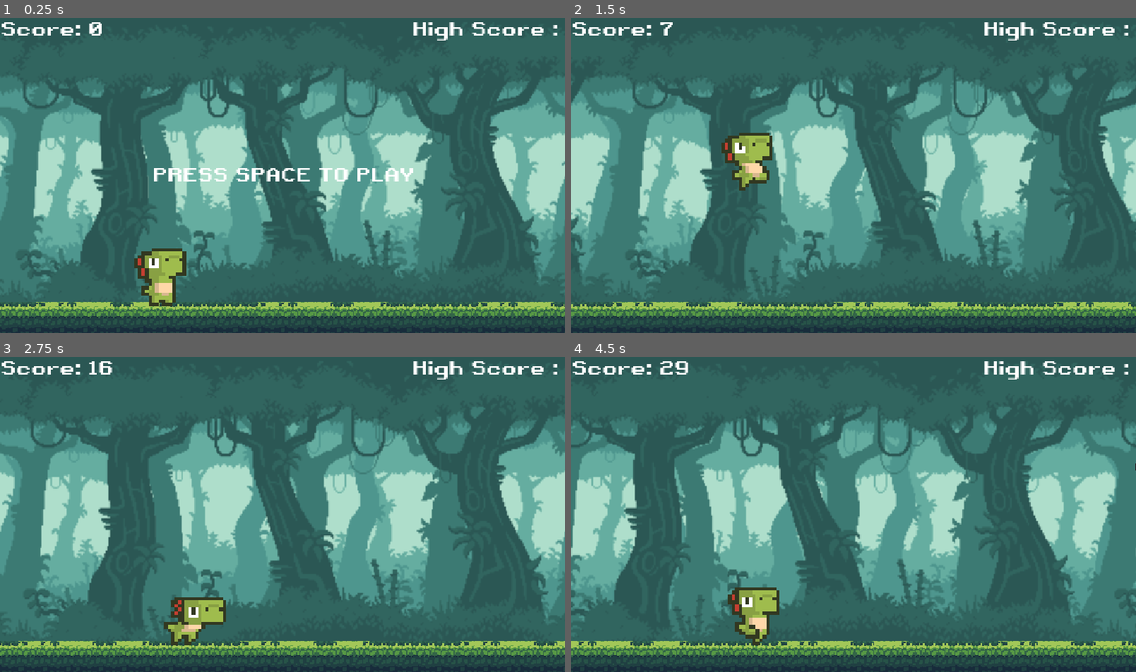
Above: before the commit, frames 1-4 (two rows, left to right).
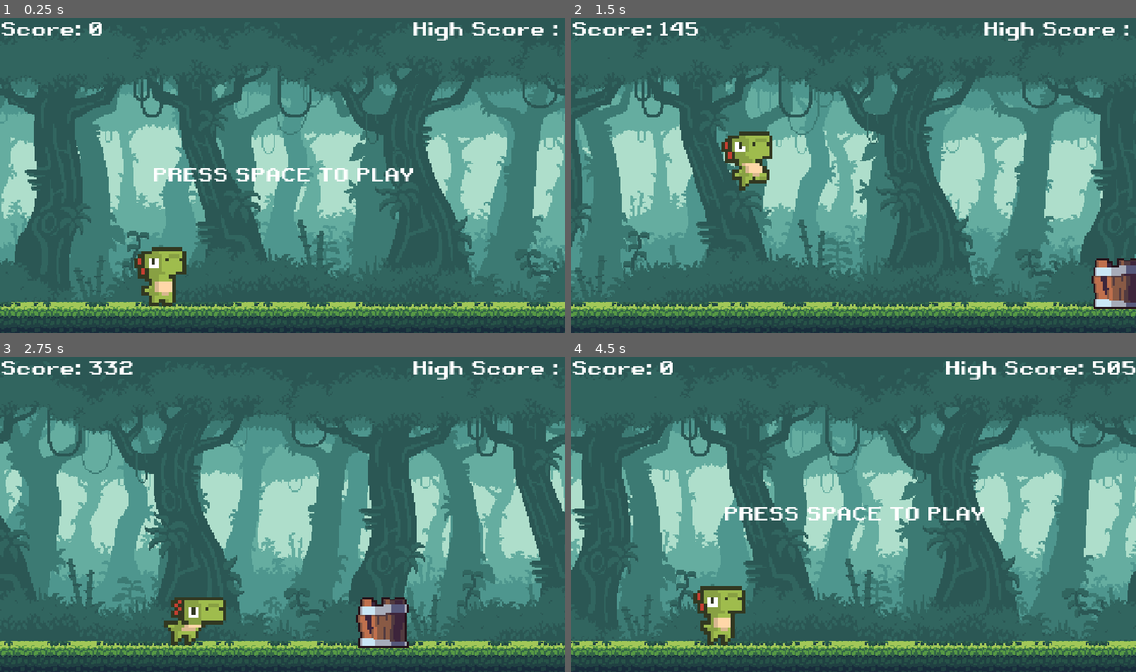
Above: after the commit, the same moments.

Repository: Spudb/T-Rux
Game: Godot game, scene res://scenes/main.tscn
Two runs of this game, one before a commit and one after it. Both use one fixed random seed, a clock stepped at 60 frames per second and the inputs below.
Inputs (mouse positions are in pixels of both pictures, inside the frame that each line leads up to):
- Up to frame 1 (0.25 s): no input
- Up to frame 2 (1.5 s): tap Space at 0.5 s; tap Enter (ui_accept) at 0.77 s
- Up to frame 3 (2.75 s): tap Enter (ui_accept) at 1.52 s; hold Down (ui_down) from 2.03 s (still down)
- Up to frame 4 (4.5 s): release Down (ui_down) at 2.78 s; tap Enter (ui_accept) at 3.02, 3.77 s; click (853, 514) at 4.25 s, where only the run after the commit has a clickable "RESTART"

The runs differ from the first frame. In frame 1, 49% of the frame differs, in the area x 0-100%, y 15-96%; in frame 2, 36%; in frame 3, 44%; in frame 4, 50%, in the area x 0-100%, y 1-96%.

Commit message:
Bg
bg speed edited

Diff:
--- a/scenes/bg.tscn
+++ b/scenes/bg.tscn
@@ -11,11 +11,13 @@
 transform = Transform2D(3, 0, 0, 3, 0, 0)
 
 [node name="Sprite2D" type="Sprite2D" parent="."]
+texture_filter = 1
 texture = ExtResource("1_w68nc")
 centered = false
 
 [node name="ParallaxLayer" type="ParallaxLayer" parent="."]
-motion_scale = Vector2(0.6, 1)
+texture_filter = 1
+motion_scale = Vector2(0.35, 1)
 motion_mirroring = Vector2(384, 0)
 
 [node name="Sprite2D" type="Sprite2D" parent="ParallaxLayer"]
@@ -23,7 +25,8 @@
 centered = false
 
 [node name="ParallaxLayer2" type="ParallaxLayer" parent="."]
-motion_scale = Vector2(0.7, 1)
+texture_filter = 1
+motion_scale = Vector2(0.45, 1)
 motion_mirroring = Vector2(384, 0)
 
 [node name="Sprite2D" type="Sprite2D" parent="ParallaxLayer2"]
@@ -31,7 +34,8 @@
 centered = false
 
 [node name="ParallaxLayer3" type="ParallaxLayer" parent="."]
-motion_scale = Vector2(0.8, 1)
+texture_filter = 1
+motion_scale = Vector2(0.55, 1)
 motion_mirroring = Vector2(384, 0)
 
 [node name="Sprite2D" type="Sprite2D" parent="ParallaxLayer3"]
@@ -39,7 +43,8 @@
 centered = false
 
 [node name="ParallaxLayer4" type="ParallaxLayer" parent="."]
-motion_scale = Vector2(0.9, 1)
+texture_filter = 1
+motion_scale = Vector2(0.65, 1)
 motion_mirroring = Vector2(384, 0)
 
 [node name="Sprite2D" type="Sprite2D" parent="ParallaxLayer4"]
--- a/scenes/ground.tscn
+++ b/scenes/ground.tscn
@@ -3,15 +3,15 @@
 [ext_resource type="Texture2D" uid="uid://bltm4iuunfos" path="res://assets/jungle tileset_r9_c6_processed_by_imagy.png" id="1_pybca"]
 
 [sub_resource type="RectangleShape2D" id="RectangleShape2D_mi8v4"]
-size = Vector2(2743, 64)
+size = Vector2(7339, 64)
 
 [node name="Ground" type="StaticBody2D"]
 
 [node name="TextureRect" type="TextureRect" parent="."]
 texture_filter = 1
-offset_left = -439.0
+offset_left = -2739.0
 offset_top = 584.0
-offset_right = 475.0
+offset_right = -292.0
 offset_bottom = 612.0
 scale = Vector2(3, 2.36)
 texture = ExtResource("1_pybca")
@@ -19,5 +19,5 @@
 stretch_mode = 1
 
 [node name="CollisionShape2D" type="CollisionShape2D" parent="."]
-position = Vector2(932.5, 618)
+position = Vector2(931.5, 617)
 shape = SubResource("RectangleShape2D_mi8v4")
--- a/scripts/main.gd
+++ b/scripts/main.gd
@@ -22,8 +22,8 @@
 const cam_start_pos := Vector2i(576, 324)
 const max_difficulty : int = 2
 const score_modifier : int = 1
-const start_speed : float = 0.3
-const max_speed : float = 0.625
+const start_speed : float = 2
+const max_speed : float = 5
 const speed_modifier : int = 150
 
 func _ready():
@@ -63,13 +63,13 @@
 
 func _process(delta):
 	if game_running:
-		var movement = speed
+		var movement = speed * delta * 60
 
 		generate_obs()
 		for obs in obstacles:
 			obs.position.x -= movement
-		$Dino.position.x += speed
-		$Camera2D.position.x += speed
+		$Dino.position.x += movement
+		$Camera2D.position.x += movement
 		$Ground.position.x -= movement
 		$Bg.scroll_offset.x -= movement * 0.8
 		if $Ground.position.x <= -screen_size.x:
@@ -81,15 +81,14 @@
 		else:
 			speed = max_speed
 		adjust_difficulty()
-		print(speed)
 
 		time_accumulator += delta
-		if time_accumulator >= 0.13:
+		if time_accumulator >= 0.022:
 			score += score_modifier
 			time_accumulator = 0
-		score += speed
+		score += movement
 		show_score()
-
+		print(speed)
 		if $Camera2D.position.x - $Ground.position.x > screen_size.x * 1.5:
 			$Ground.position.x += screen_size.x
 
@@ -137,7 +136,8 @@
 			var obs_x : int = camera_right_edge + base_x_offset + (i * min_spacing)
 			if obs_x > camera_right_edge + screen_size.x * 0.8:
 				break
-			var obs_y : int = screen_size.y - ground_height - (obs_height + obs_scale.y / 2) - 156
+			var ground_top = $Ground.position.y
+			var obs_y : int = ground_top - (obs_height * obs_scale.y) + 650
 			last_obs = obs
 			add_obs(obs, obs_x, obs_y)
 		if difficulty == max_difficulty:
--- a/scripts/vulture.gd
+++ b/scripts/vulture.gd
@@ -1,4 +1,4 @@
 extends Area2D
 
 func _process(delta):
-	position.x -= get_parent().speed * 0.75
+	position.x -= get_parent().speed * 0.4
Not shown, changed: export_presets.cfg
